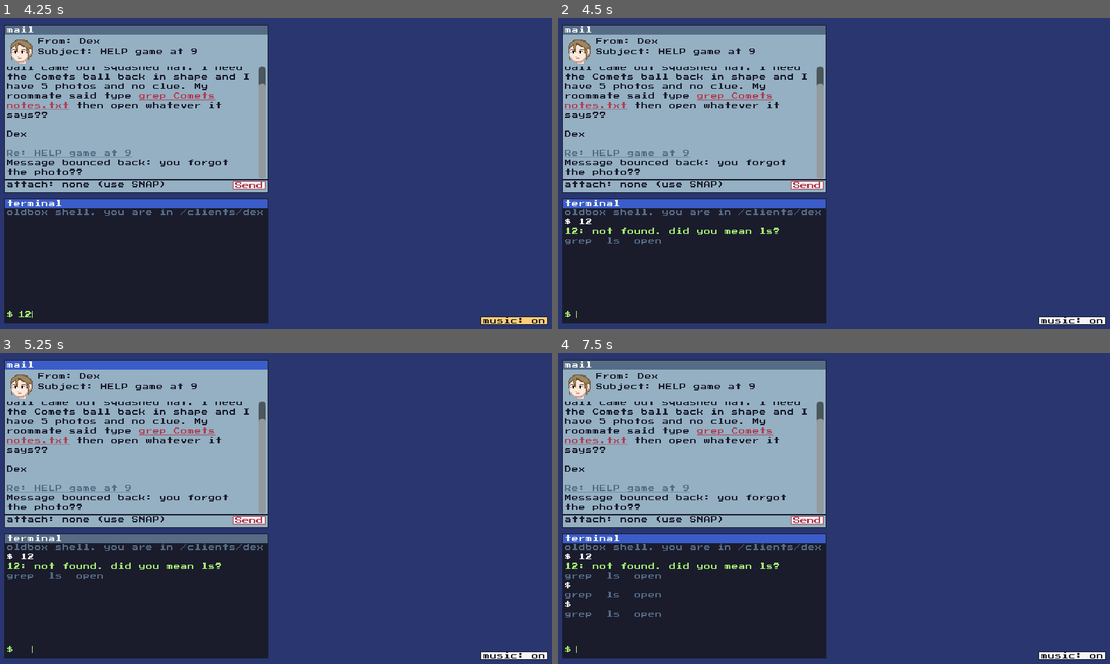
Above: before the commit, frames 1-4 (two rows, left to right).
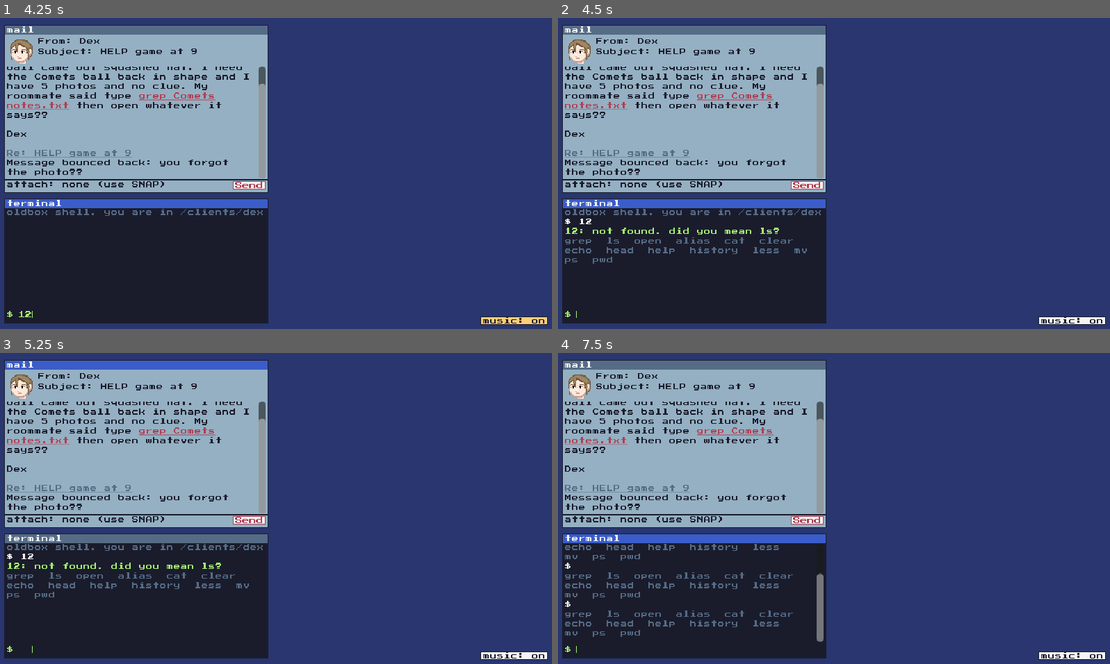
Above: after the commit, the same moments.

Repository: Gaming-RF/Promptless
Game: Godot game, scene res://scenes/main.tscn
Same seed, same stepped clock (60 frames per second), same inputs: the game is played once before the commit and once after it.
Inputs (mouse positions are in pixels of both pictures, inside the frame that each line leads up to):
- Up to frame 1 (4.25 s): click "boot up" at 0.5 s; click (143, 313) at 1.27 s; type "12" at 1.35 s; click "Send" at 2 s; click "music: on" at 2.75 s; click "music: off" at 3.5 s
- Up to frame 2 (4.5 s): tap Enter at 4.25 s; move the mouse to (955, 157) at 4.27 s; hold Right from 4.28 s (still down); tap Tab at 4.35 s; click (955, 157) at 4.42 s
- Up to frame 3 (5.25 s): tap Space at 4.52, 5 s; release Right at 5 s; drag from (165, 524) to (248, 570) at 5.02 s
- Up to frame 4 (7.5 s): tap Enter at 5.75, 7.25 s; move the mouse to (889, 440) at 5.77 s; hold Right 5.78-6.5 s; tap Tab at 5.85, 7.35 s; click (889, 440) at 5.92 s; tap Space at 6.5 s; drag from (806, 570) to (668, 461) at 6.52 s; move the mouse to (999, 555) at 7.27 s; hold Left from 7.28 s (still down); click (999, 555) at 7.42 s

Frame 1 is identical in both runs. In frame 2, 0.4% of the frame differs, in the area x 1-46%, y 70-80%; in frame 3, 0.4%; in frame 4, 1.7%, in the area x 1-49%, y 61-93%.

Commit message:
feat: courtesy commands (help, cat, head, ps, alias...), remove code comments

Diff:
--- a/data/campaign.json
+++ b/data/campaign.json
@@ -24,14 +24,28 @@
 		"shell": {
 			"prompt": "$",
 			"welcome": "oldbox shell. you are in {folder}",
-			"unknown": "{cmd}: this old box only knows ls, grep and open.",
+			"unknown": "{cmd}: command not found. try help",
 			"did_you_mean_cmd": "{cmd}: not found. did you mean {s}?",
 			"did_you_mean_file": "did you mean {s}?",
 			"pipes": "not supported by this shell",
 			"grep_usage": "usage: grep WORD FILE",
 			"grep_no_match": "(nothing matched. grep cares about Capitals.)",
 			"open_usage": "usage: open FILE",
-			"open_text": "{n} lines of chaos. Try grep."
+			"open_text": "{n} lines of chaos. Try grep.",
+			"help": [
+				"needed: ls  grep  open",
+				"also: cat head less echo pwd",
+				"      history alias ps clear mv",
+				"Tab completes. Up/Down = history."
+			],
+			"viewer": "pixview",
+			"alias": [
+				"alias open='pixview'   # set up by the previous owner"
+			],
+			"cat_picture": "{cmd}: {file}: that's a picture. try open",
+			"mv_readonly": "mv: cannot move '{file}': Read-only file system",
+			"mv_usage": "usage: mv FILE DEST",
+			"read_usage": "usage: {cmd} FILE"
 		},
 		"ui": {
 			"attach_none": "attach: none (use SNAP)",
--- a/scripts/bounce_ball.gd
+++ b/scripts/bounce_ball.gd
@@ -1,5 +1,4 @@
 extends Control
-## End screen: the fixed ball bounces, with a little squash on landing.
 
 const PictureView = preload("res://scripts/picture_view.gd")
 const Palette = preload("res://scripts/palette.gd")
@@ -17,7 +16,7 @@
 
 func _draw() -> void:
 	var p := fmod(_t, 0.9) / 0.9
-	var h := 4.0 * p * (1.0 - p) # 0 on the ground, 1 at the top
+	var h := 4.0 * p * (1.0 - p)
 	var squash := clampf(1.0 - h * 6.0, 0.0, 1.0)
 	var w := ball * (1.0 + 0.25 * squash)
 	var hh := ball * (1.0 - 0.25 * squash)
--- a/scripts/desk_window.gd
+++ b/scripts/desk_window.gd
@@ -1,7 +1,4 @@
 extends Control
-## A pretend desktop window: 1px border, 10px title bar, content area below.
-## Drag the title bar to move. If resizable, drag the right/bottom edges or the
-## corner grip; the content size is what win checks read.
 
 signal focused(win)
 
--- a/scripts/desktop.gd
+++ b/scripts/desktop.gd
@@ -1,7 +1,4 @@
 extends Control
-## The pretend desktop: mail + terminal + picture windows.
-## Owns the job runner: snapshot record -> attachment -> Judge -> client reply.
-## load_job() swaps in the next job's email and folder without clearing the terminal.
 
 signal job_won(reply)
 
@@ -22,8 +19,8 @@
 var shell
 var email
 var term
-var pictures := {} # file -> PictureWindow
-var attachment = null # snapshot record, or null
+var pictures := {}
+var attachment = null
 var snap_count := 0
 var finished := false
 var _music_btn := Button.new()
@@ -69,7 +66,9 @@
 
 func load_job(j: Dictionary) -> void:
 	job = j
+	var old_history: Array = shell.history if shell else []
 	shell = Shell.new(job)
+	shell.history = old_history
 	attachment = null
 	finished = false
 	for w in pictures.values():
@@ -83,7 +82,6 @@
 	sfx.play("mail")
 
 
-## New windows drop in and bounce. Only position moves: sizes are what snapshots read.
 func bounce_in(w: Control, final_pos: Vector2) -> void:
 	w.position = final_pos - Vector2(0, 28)
 	var t := w.create_tween()
@@ -92,13 +90,25 @@
 
 func run_command(line: String) -> void:
 	term.print_line("%s %s" % [job.shell.prompt, line], Palette.TITLE_TEXT)
-	var r: Dictionary = shell.run(line)
+	var r: Dictionary = shell.run(line, running_programs())
+	if r.clear:
+		term.output.clear()
 	for l in r.out:
 		term.print_line(l)
 	for h in r.hint:
 		term.print_line(h, Palette.DIM)
 	if r.open != "":
 		open_picture(r.open)
+
+
+func running_programs() -> Array:
+	var list: Array = [{"pid": 101, "cmd": "sh"}, {"pid": 102, "cmd": "mail"}]
+	for f in pictures:
+		list.append({"pid": pictures[f].pid, "cmd": "%s %s" % [job.shell.viewer, f]})
+	return list
+
+
+var _next_pid := 140
 
 
 func open_picture(file: String):
@@ -116,12 +126,13 @@
 	bounce_in(w, w.position)
 	w.focused.connect(_focus)
 	w.snapshot_requested.connect(snapshot)
+	w.pid = _next_pid
+	_next_pid += 1
 	pictures[file] = w
-	_focus(w, false) # opened from the terminal: keep typing in the terminal
+	_focus(w, false)
 	return w
 
 
-## Contract message 7: a snapshot was taken, with the windows inside it and their sizes.
 func snapshot(w) -> void:
 	snap_count += 1
 	var s: Vector2 = w.get_content_size()
@@ -180,7 +191,6 @@
 		term.focus_input()
 
 
-## Keyboard resizing: arrows resize the selected picture 1px (Shift: 8px).
 func _unhandled_input(event: InputEvent) -> void:
 	if not (event is InputEventKey and event.pressed):
 		return
--- a/scripts/email_window.gd
+++ b/scripts/email_window.gd
@@ -1,6 +1,4 @@
 extends "res://scripts/desk_window.gd"
-## Mail window: the client's email, replies appended below, and a reply bar
-## with the current attachment and a Send button. Built once; show_job() refills it.
 
 signal command_clicked(cmd)
 signal send_pressed
--- a/scripts/job_data.gd
+++ b/scripts/job_data.gd
@@ -1,7 +1,4 @@
 extends RefCounted
-## Loads the campaign (title, end screen, shared strings) and its jobs.
-## Each job file is merged on top of campaign.defaults, so a job only states
-## what is specific to it. Everything themed lives in data/, never in code.
 
 const UIRef = preload("res://scripts/ui.gd")
 const REQUIRED := [
@@ -31,7 +28,6 @@
 	return c
 
 
-## Deep merge: values in b win; nested dictionaries are merged.
 static func merge(a: Dictionary, b: Dictionary) -> Dictionary:
 	var out := a.duplicate(true)
 	for k in b:
--- a/scripts/judge.gd
+++ b/scripts/judge.gd
@@ -1,8 +1,4 @@
 extends RefCounted
-## Win check. Reads the snapshot record only; nothing is measured from pixels.
-## A record is {"name": "snapshot_1.png", "windows": [{"file", "w", "h"}]}
-## (w/h = the picture's size inside its window, in game pixels).
-## Wrong file is checked before shape: any ball can be stretched round.
 
 
 static func verdict(record, job: Dictionary) -> String:
--- a/scripts/main.gd
+++ b/scripts/main.gd
@@ -1,5 +1,4 @@
 extends Control
-## Title -> desktop (job 1, job 2, ...) -> end screen. All content lives in data/.
 
 const CAMPAIGN_PATH := "res://data/campaign.json"
 const UI = preload("res://scripts/ui.gd")
--- a/scripts/palette.gd
+++ b/scripts/palette.gd
@@ -1,8 +1,4 @@
 extends RefCounted
-## Sweetie 16 palette by GrafxKid (lospec.com/palette-list/sweetie-16).
-## CLICK is reserved for anything clickable (always paired with an underline or border).
-## 1a1c2c 5d275d b13e53 ef7d57 ffcd75 a7f070 38b764 257179
-## 29366f 3b5dc9 41a6f6 73eff7 f4f4f4 94b0c2 566c86 333c57
 
 const DESK := Color("29366f")
 const FRAME := Color("1a1c2c")
--- a/scripts/picture_view.gd
+++ b/scripts/picture_view.gd
@@ -1,6 +1,4 @@
 extends Control
-## Stretch: the picture always fills its rect, no "keep proportions".
-## With no texture it paints a PLACEHOLDER ball so the job is playable before art lands.
 
 const Palette = preload("res://scripts/palette.gd")
 
--- a/scripts/picture_window.gd
+++ b/scripts/picture_window.gd
@@ -1,11 +1,11 @@
 extends "res://scripts/desk_window.gd"
-## Picture viewer window. Resizing stretches the picture; SNAP snapshots this window.
 
 signal snapshot_requested(win)
 
 const PictureView = preload("res://scripts/picture_view.gd")
 
 var file := ""
+var pid := 0
 var view := PictureView.new()
 var _flash := ColorRect.new()
 var _readout: Label
@@ -36,7 +36,6 @@
 	set_content_size(open_size)
 
 
-## Shows the picture size in the corner while it is being stretched.
 func set_content_size(s: Vector2) -> void:
 	super.set_content_size(s)
 	if _readout == null or not is_inside_tree():
--- a/scripts/sfx.gd
+++ b/scripts/sfx.gd
@@ -1,6 +1,4 @@
 extends Node
-## Three sounds. Drop files at assets/sfx/type, mail, success (.wav/.ogg/.mp3).
-## Missing files are simply silent.
 
 const UI = preload("res://scripts/ui.gd")
 const SOUNDS := {"type": "res://assets/sfx/type", "mail": "res://assets/sfx/mail", "success": "res://assets/sfx/success"}
@@ -36,7 +34,6 @@
 	p.play()
 
 
-## Music must start from a click/key press: browsers block audio before one.
 func start_music(path: String) -> void:
 	if music.playing or not ResourceLoader.exists(path):
 		return
--- a/scripts/shell.gd
+++ b/scripts/shell.gd
@@ -1,10 +1,10 @@
 extends RefCounted
-## The pretend shell. Reads one typed line and returns what to print.
-## It never touches windows: it returns {"open": file} and the desktop does the rest.
 
 const COMMANDS := ["grep", "ls", "open"]
+const COURTESY := ["alias", "cat", "clear", "echo", "head", "help", "history", "less", "mv", "ps", "pwd"]
 
 var job: Dictionary
+var history: Array = []
 var _token_re := RegEx.new()
 
 
@@ -21,12 +21,12 @@
 	return names
 
 
-## Returns {"out": [lines], "hint": [dim lines], "open": file or ""}.
-func run(line: String) -> Dictionary:
-	var res := {"out": [], "hint": [], "open": ""}
+func run(line: String, programs: Array = []) -> Dictionary:
+	var res := {"out": [], "hint": [], "open": "", "clear": false}
 	line = line.strip_edges()
 	if line.is_empty():
 		return res
+	history.append(line)
 	if "|" in line or ">" in line:
 		res.out.append(job.shell.pipes)
 		return res
@@ -39,8 +39,42 @@
 			_grep(args, res)
 		"open":
 			_open(args, res)
+		"help":
+			res.out.append_array(job.shell.help)
+		"clear":
+			res.clear = true
+		"pwd":
+			res.out.append(job.folder)
+		"echo":
+			res.out.append(" ".join(args))
+		"history":
+			for i in history.size():
+				res.out.append("%4d  %s" % [i + 1, history[i]])
+		"alias":
+			res.out.append_array(job.shell.alias)
+		"ps":
+			res.out.append("  PID CMD")
+			for p in programs:
+				res.out.append("%5d %s" % [p.pid, p.cmd])
+		"cat", "less":
+			_print_text(cmd, args, res, -1)
+		"head":
+			var n := 10
+			if args.size() >= 2 and args[0] == "-n":
+				n = String(args[1]).to_int()
+				args = args.slice(2)
+			elif not args.is_empty() and args[0].begins_with("-") and args[0].substr(1).is_valid_int():
+				n = args.pop_front().substr(1).to_int()
+			_print_text(cmd, args, res, n)
+		"mv":
+			if args.size() < 2:
+				res.out.append(job.shell.mv_usage)
+			elif resolve(args[0]) == "":
+				_missing("mv", args[0], res)
+			else:
+				res.out.append(job.shell.mv_readonly.format({"file": args[0]}))
 		_:
-			var s := closest(cmd, COMMANDS, 2)
+			var s := closest(cmd, COMMANDS + COURTESY, 2)
 			if s != "":
 				res.out.append(job.shell.did_you_mean_cmd.format({"cmd": cmd, "s": s}))
 			else:
@@ -48,13 +82,11 @@
 	return res
 
 
-## Tab completion: completes the command, then file names. Returns
-## {"line": completed text, "options": [names to list when ambiguous]}.
 func complete(line: String) -> Dictionary:
 	var cut := line.rfind(" ")
 	var head := line.substr(0, cut + 1)
 	var word := line.substr(cut + 1)
-	var pool: Array = COMMANDS if cut == -1 else files()
+	var pool: Array = (COMMANDS + COURTESY) if cut == -1 else files()
 	var matches: Array = pool.filter(func(n): return n.begins_with(word))
 	if matches.is_empty():
 		return {"line": line, "options": []}
@@ -77,7 +109,6 @@
 	return out
 
 
-## Accepts "notes.txt", "./notes.txt" or the full "/clients/x/notes.txt".
 func resolve(name: String) -> String:
 	if name.begins_with("./"):
 		name = name.substr(2)
@@ -86,7 +117,6 @@
 	return name if name in files() else ""
 
 
-## Best file for a mistyped name; "ball 3" (typed as two words) -> "ball_3.png".
 func suggest_file(typed: String) -> String:
 	var norm := typed.strip_edges().replace(" ", "_").to_lower()
 	for f in files():
@@ -113,13 +143,21 @@
 
 
 static func distance(a: String, b: String) -> int:
-	var prev: Array = range(b.length() + 1)
-	for i in a.length():
-		var cur: Array = [i + 1]
-		for j in b.length():
-			cur.append(mini(mini(cur[j] + 1, prev[j + 1] + 1), prev[j] + int(a[i] != b[j])))
-		prev = cur
-	return prev[b.length()]
+	var d: Array = []
+	for i in a.length() + 1:
+		var row: Array = []
+		row.resize(b.length() + 1)
+		row[0] = i
+		d.append(row)
+	for j in b.length() + 1:
+		d[0][j] = j
+	for i in range(1, a.length() + 1):
+		for j in range(1, b.length() + 1):
+			var cost := int(a[i - 1] != b[j - 1])
+			d[i][j] = mini(mini(d[i - 1][j] + 1, d[i][j - 1] + 1), d[i - 1][j - 1] + cost)
+			if i > 1 and j > 1 and a[i - 1] == b[j - 2] and a[i - 2] == b[j - 1]:
+				d[i][j] = mini(d[i][j], d[i - 2][j - 2] + 1)
+	return d[a.length()][b.length()]
 
 
 func _missing(cmd: String, typed: String, res: Dictionary, whole := "") -> void:
@@ -151,7 +189,7 @@
 			missing = true
 			continue
 		if not job.texts.has(name):
-			continue # pictures hold no text lines
+			continue
 		for l in job.texts[name]:
 			var hit: bool = l.to_lower().contains(word.to_lower()) if ignore_case else l.contains(word)
 			if hit:
@@ -159,6 +197,20 @@
 				matched = true
 	if not matched and not missing:
 		res.hint.append(job.shell.grep_no_match)
+
+
+func _print_text(cmd: String, args: Array, res: Dictionary, limit: int) -> void:
+	if args.is_empty():
+		res.out.append(job.shell.read_usage.format({"cmd": cmd}))
+		return
+	var name := resolve(args[0])
+	if name == "":
+		_missing(cmd, args[0], res)
+	elif not job.texts.has(name):
+		res.out.append(job.shell.cat_picture.format({"cmd": cmd, "file": name}))
+	else:
+		var lines: Array = job.texts[name]
+		res.out.append_array(lines if limit < 0 else lines.slice(0, limit))
 
 
 func _open(args: Array, res: Dictionary) -> void:
--- a/scripts/terminal_window.gd
+++ b/scripts/terminal_window.gd
@@ -1,5 +1,4 @@
 extends "res://scripts/desk_window.gd"
-## Terminal window: output scrollback + one input line. Emits the typed line.
 
 signal command_entered(line)
 signal typed
@@ -21,7 +20,7 @@
 	bg.set_anchors_and_offsets_preset(PRESET_FULL_RECT)
 	output.scroll_following = true
 	output.focus_mode = FOCUS_NONE
-	output.mouse_filter = MOUSE_FILTER_PASS # clicks fall through to the window -> focus input
+	output.mouse_filter = MOUSE_FILTER_PASS
 	output.add_theme_color_override("default_color", Palette.TERM_TEXT)
 	content.add_child(output)
 	var row := HBoxContainer.new()
@@ -66,7 +65,6 @@
 	input.caret_column = t.length()
 
 
-## Tab completes (the desktop asks the shell); Up/Down walk the history.
 func _on_input_key(e: InputEvent) -> void:
 	if not (e is InputEventKey and e.pressed):
 		return
--- a/scripts/title_screen.gd
+++ b/scripts/title_screen.gd
@@ -25,7 +25,6 @@
 	box.add_theme_constant_override("separation", 10)
 	add_child(box)
 	box.set_anchors_and_offsets_preset(PRESET_FULL_RECT)
-	# The ball bounces back into shape, gets squashed, and does it again.
 	var job: Dictionary = campaign.jobs[campaign.end.get("picture_job", 0)]
 	var holder := CenterContainer.new()
 	holder.custom_minimum_size = Vector2(110, 80)
--- a/scripts/ui.gd
+++ b/scripts/ui.gd
@@ -1,9 +1,7 @@
 extends RefCounted
-## Theme + small widget helpers. Drop a pixel font at res://assets/font.ttf (or .otf/.fnt)
-## and it is picked up automatically. Set FONT_SIZE to the font's drawn size.
 
 const Palette = preload("res://scripts/palette.gd")
-const FONT_SIZE := 8 # Press Start 2P is drawn at 8px; use multiples of 8
+const FONT_SIZE := 8
 const FONT_PATHS := ["res://assets/font.ttf", "res://assets/font.otf", "res://assets/font.fnt"]
 
 
@@ -21,7 +19,7 @@
 	sb.set_border_width_all(border_w)
 	sb.content_margin_left = margin_x
 	sb.content_margin_right = margin_x
-	sb.content_margin_top = border_w # border must not paint over the glyphs
+	sb.content_margin_top = border_w
 	sb.content_margin_bottom = border_w
 	return sb
 
--- a/tests/input_test.gd
+++ b/tests/input_test.gd
@@ -1,6 +1,4 @@
 extends SceneTree
-## Drives the game through real input events (keys, clicks, drags).
-## godot --path . -s tests/input_test.gd   (windowed or --headless)
 
 var fails := 0
 var main
@@ -75,8 +73,7 @@
 	var desk = main.current
 	check(desk.get_script().resource_path.ends_with("desktop.gd"), "Enter on title boots the desktop")
 
-	await create_timer(0.6).timeout # let the mail window bounce in
-	# Click the red command in the email (game coords measured from a screenshot).
+	await create_timer(0.6).timeout
 	await click(Vector2(200, 114))
 	check(desk.term.input.text == "grep Comets notes.txt", "email link pastes full command: '%s'" % desk.term.input.text)
 	await key(KEY_ENTER)
@@ -103,7 +100,6 @@
 	await key(KEY_DOWN)
 	check(w.get_content_size() == before, "arrow keys don't resize while typing")
 
-	# Drag the right edge 64px.
 	var edge: Vector2 = w.position + Vector2(w.size.x - 2, w.size.y / 2)
 	await mouse("move", edge)
 	await mouse("down", edge)
@@ -112,18 +108,15 @@
 	await mouse("up", edge + Vector2(64, 0))
 	check(w.get_content_size() == Vector2(160, 160), "edge drag stretches to %s" % w.get_content_size())
 
-	# Arrow keys once the picture is clicked.
 	await click(w.position + w.size / 2)
 	await key(KEY_RIGHT)
 	check(w.get_content_size() == Vector2(161, 160), "arrow resizes clicked picture")
 	await key(KEY_LEFT)
 
-	# Back to the terminal by clicking its middle, then type.
 	await click(desk.term.position + desk.term.size / 2)
 	await type_text("x")
 	check(desk.term.input.text == "x", "clicking terminal body returns typing to input")
 
-	# SNAP, then Send.
 	var snap: Control = w._buttons.get_child(0)
 	await click(snap.get_global_rect().get_center())
 	check(desk.attachment != null, "SNAP button attaches a snapshot")
--- a/tests/run_tests.gd
+++ b/tests/run_tests.gd
@@ -1,5 +1,4 @@
 extends SceneTree
-## Headless checks: godot --headless --path . -s tests/run_tests.gd
 
 const JobData = preload("res://scripts/job_data.gd")
 const Shell = preload("res://scripts/shell.gd")
@@ -22,7 +21,6 @@
 	return t.split(" ", false).size()
 
 
-## Rules every job must follow (from the game plan).
 func check_job_data(job: Dictionary) -> void:
 	var tag: String = "[%s] " % job.folder
 	var word: String = job.search_word
@@ -89,11 +87,29 @@
 	check(r.hint.size() == 1 and "ball_3.png" in r.hint[0], "typo file -> did you mean")
 	r = sh.run("gerp Comets notes.txt")
 	check("did you mean grep" in r.out[0], "gerp -> did you mean grep")
+	r = sh.run("frobnicate")
+	check(r.out == ["frobnicate: command not found. try help"], "unknown command line")
 	r = sh.run("cat notes.txt")
-	check(r.out[0].begins_with("cat:") and "only knows" in r.out[0], "unknown command funny line")
+	check(r.out.size() == 30, "cat prints the whole file")
+	r = sh.run("head -n 3 notes.txt")
+	check(r.out.size() == 3 and sh.run("head -5 notes.txt").out.size() == 5 and sh.run("head notes.txt").out.size() == 10, "head -n N / -N / default 10")
+	r = sh.run("cat ball_3.png")
+	check("picture" in r.out[0], "cat on a picture")
+	r = sh.run("mv ball_3.png ball_9.png")
+	check("Read-only" in r.out[0], "mv: client folder is read-only")
+	check(sh.run("pwd").out == ["/clients/dex"], "pwd")
+	check(sh.run("echo hi there").out == ["hi there"], "echo")
+	check("pixview" in sh.run("alias").out[0], "alias reveals open = pixview")
+	check(sh.run("clear").clear, "clear")
+	r = sh.run("history")
+	check(r.out.size() == sh.history.size() and r.out[-1].ends_with("history"), "history lists commands")
+	r = sh.run("ps", [{"pid": 101, "cmd": "sh"}, {"pid": 140, "cmd": "pixview ball_3.png"}])
+	check(r.out.size() == 3 and "pixview ball_3.png" in r.out[2], "ps lists programs from the desktop")
+	check(sh.run("hlep").out[0].contains("did you mean help"), "typo of courtesy command")
 	r = sh.run("ls | grep x")
 	check(r.out == [job.shell.pipes], "pipes not supported")
 	check(sh.complete("gr").line == "grep ", "tab: command")
+	check(sh.complete("hi").line == "history ", "tab: courtesy command")
 	check(sh.complete("grep Comets no").line == "grep Comets notes.txt ", "tab: file")
 	var amb: Dictionary = sh.complete("open ba")
 	check(amb.line == "open ball_" and amb.options.is_empty(), "tab: common prefix")
@@ -105,7 +121,6 @@
 	r = sh2.run("grep Gold coach.txt notes.txt")
 	check(r.out.size() == 1 and r.out[0].begins_with("coach.txt:"), "job 2: multi-file grep prefixes names")
 
-	# Integration: drive the real desktop through both jobs.
 	var main = load("res://scenes/main.tscn").instantiate()
 	root.add_child(main)
 	await process_frame
